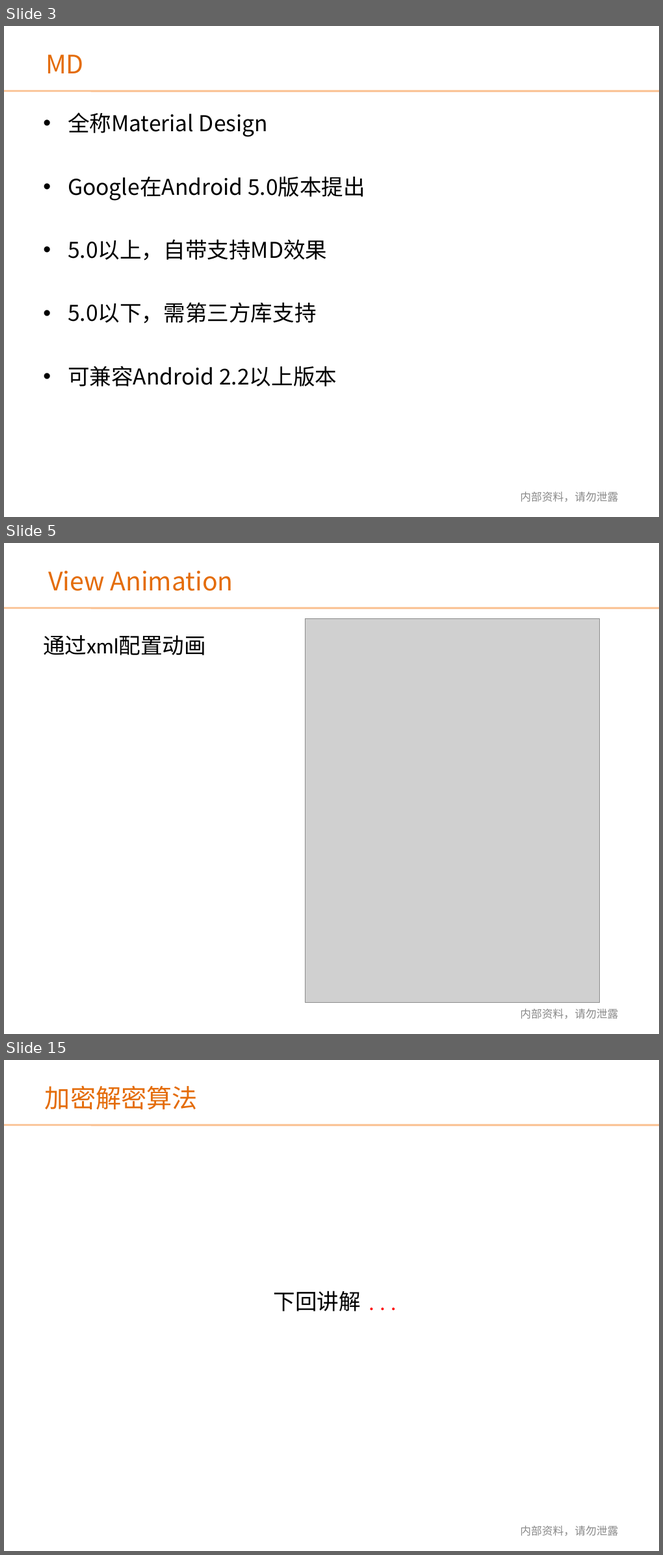
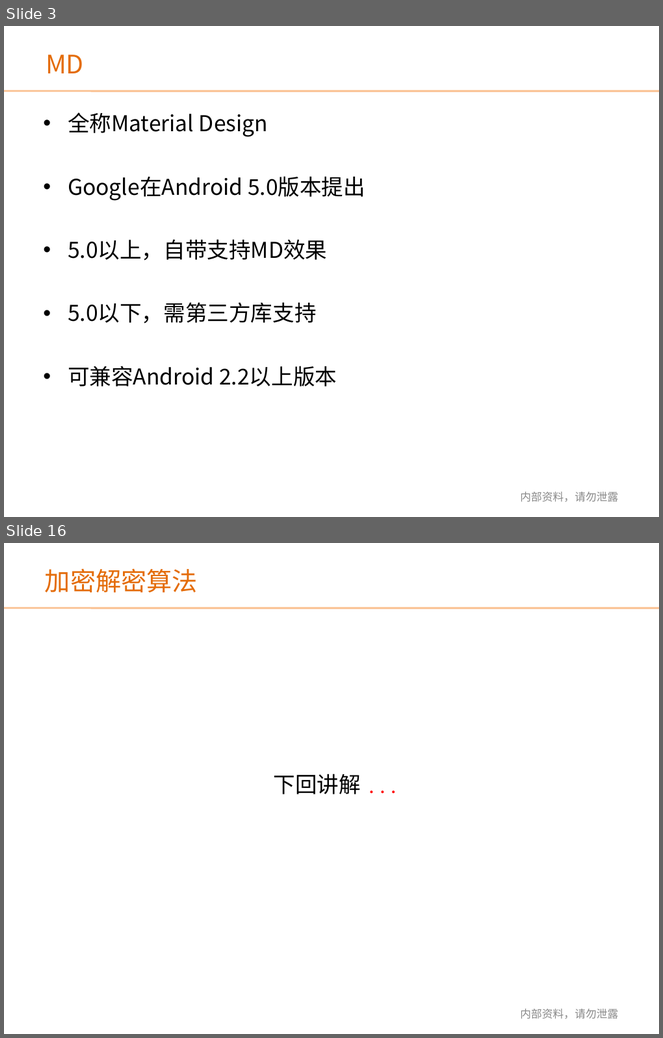
Before and after one commit to renbeyond/shareDemos, a slide deck: Android知识分享交流11_MD初涉_Bauer_3:10/Android知识分享交流_MD初涉_Bauer.ppt. Shown one above the other, each under a label of ours: slides 3, 5 and 15 before the commit, slides 3 and 16 after it; the slides between them are not shown. The pictures are 663x1555 and 663x1038 pixels, drawn with LibreOffice and Linux fonts; fonts in the diff are those of the drawing; grey boxes stand for pictures; background and template pictures are left out. Boxes give left, top, right and bottom in pixels: in the first picture for what was removed or moved away, otherwise in the second. Text is boxed around its words. In the diff, an @@ line names an element or a change of style, - is before the commit and + after.

```diff
--- a/Android知识分享交流11_MD初涉_Bauer_3:10/Android知识分享交流_MD初涉_Bauer.ppt
+++ b/Android知识分享交流11_MD初涉_Bauer_3:10/Android知识分享交流_MD初涉_Bauer.ppt
@@ slide 5 removed at box(4, 543, 659, 1034), background picture (left out); not listed: 1 template element that a slide beside it also shows @@
@@ text removed at box(48, 570, 233, 591) @@
-View Animation
@@ picture removed at box(306, 618, 599, 1003) @@
@@ text removed at box(43, 635, 206, 655) @@
-通过xml配置动画
@@ text removed at box(520, 1009, 618, 1019) @@
-内部资料，请勿泄露
@@ what was slide 15 is now slide 16 @@
```
Also in this commit, not shown: 3 slides changed, 10 slides added, 8 other slides removed, 33 other files.
